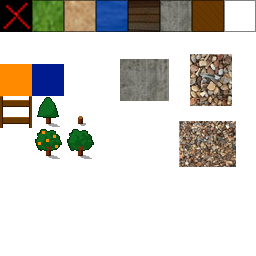
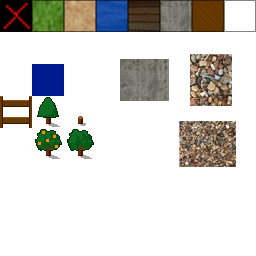
Layered file, before and after one edit (256x256). Changes by layer:
painted on "base" over [0, 64, 32, 96]
